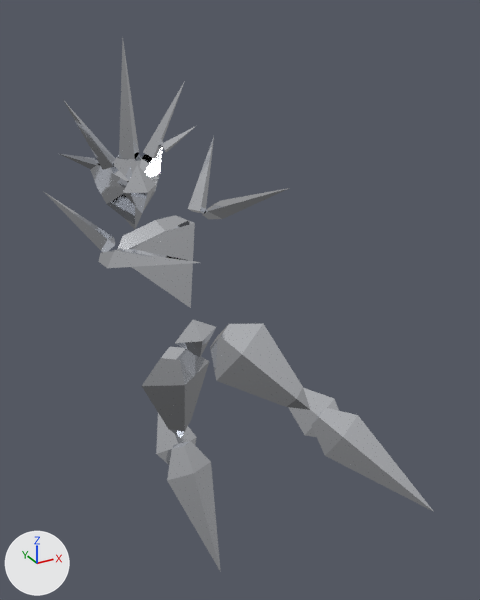
A saved change to the glTF model models/mercury.glb.
The view is the same before and after, from a 50 mm camera at (-1.47, -3.01, 3.15) aimed at (0.11, -0.13, 1.71). Lighting does not change. The marker at lower left points along +X, +Y and +Z. The first picture is the older version. Vertices at exactly the same position are counted once.

Names of what the first picture shows: 'arm_L', 'arm_R', 'chest', 'head', 'pelvis', 'shin_L', 'shin_R', 'shoulder_L', 'shoulder_R', 'thigh_L', 'thigh_R'.
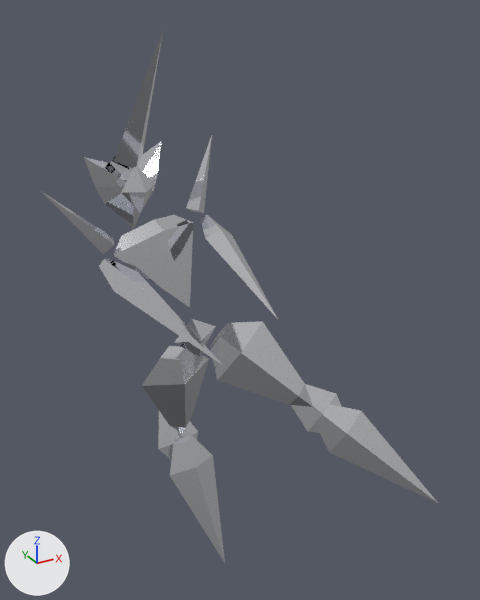
ob_hips is not drawn itself; it is the parent of ob_chest, ob_pelvis, ob_thigh_l, ob_thigh_r.

Pixel boxes [x1, y1, x2, y2] of what changed, in the pictures (480 x 600 px; the box of a moved part takes in the faces that stretch with it):
'head', reshaped, moved, turned: before [60, 38, 196, 230]; after [84, 30, 163, 229]
'shin_R', moved, turned: before [288, 388, 434, 512]; after [291, 384, 439, 504]
'thigh_R', moved, turned: before [210, 323, 310, 410]; after [210, 321, 313, 407]
'shin_L', moved, turned: before [156, 413, 221, 572]; after [158, 411, 225, 563]
'chest', moved, turned: before [117, 215, 195, 308]; after [114, 215, 193, 307]
'thigh_L', moved, turned: before [142, 347, 209, 438]; after [142, 346, 209, 433]
'arm_L', moved, turned: before [98, 249, 200, 268]; after [99, 258, 221, 364]
'arm_R', moved, turned: before [203, 188, 289, 219]; after [201, 215, 278, 319]
'shoulder_L', moved, turned: before [43, 191, 115, 252]; after [41, 191, 114, 254]
'shoulder_R', moved, turned: before [188, 137, 214, 213]; after [186, 135, 212, 213]
'pelvis', moved, turned: before [175, 320, 216, 357]; after [174, 319, 216, 357]
part 1 of me_head, deleted: before [161, 126, 196, 152]
part 2 of me_head, deleted: before [64, 101, 115, 170]
part 3 of me_head, deleted: before [143, 81, 185, 158]
part 4 of me_head, deleted: before [60, 154, 96, 169]
part 5 of me_head, moved or reshaped: before [119, 38, 139, 160]; after [114, 30, 163, 168]

What changed in the scene script:
```text
Change me_head:
    used by ob_head; parent = ob_chest; location = (0.0, 0.0, 0.7); rotation_euler = (0.628, 0.0895, 0.0), in degrees (36, 5.1, 0)
    verts and faces of me_head; kept vertices keep their numbers, new ones are numbered from 45
    before: 20 (-0.06, 0.0, 0.2) at pixel (118, 158), 21 (0.0, -0.06, 0.193) at pixel (134, 159), 22 (0.06, 0.0, 0.2) at pixel (139, 153), 23 (0.0, 0.06, 0.207), 24 (0.0, -0.07, 0.8)
    remove me_head.from_pydata(...)  # 45 vertices, 62 faces; spans x -0.4..0.4, y -0.165..0.13, z -0.23..0.8
    add me_head.from_pydata(...)  # 25 vertices, 38 faces; spans x -0.23..0.23, y -0.48..0.13, z -0.23..0.86
    me_head part 1: the loose piece of 5 vertices spanning x 0.196..0.4, y -0.05..0.029, z 0.173..0.3 is deleted
    me_head part 2: the loose piece of 5 vertices spanning x -0.34..-0.081, y -0.06..0.045, z 0.157..0.55 is deleted
    me_head part 3: the loose piece of 5 vertices spanning x 0.081..0.34, y -0.06..0.045, z 0.157..0.55 is deleted
    me_head part 4: the loose piece of 5 vertices spanning x -0.4..-0.196, y -0.05..0.029, z 0.173..0.3 is deleted
    me_head part 5
    add delete_vertices([24])  # with the faces that use them
    add verts[20] = (-0.085, -0.01, 0.19)  # moved, pixel (113, 160)
    add verts[21] = (0.0, -0.08, 0.141)  # moved
    add verts[22] = (0.085, -0.01, 0.19)  # moved, pixel (142, 154)
    add verts[23] = (0.0, 0.06, 0.239)  # moved
    add verts[45] = (0.0, -0.48, 0.86)
    add faces += [(20, 21, 45), (21, 22, 45), (22, 23, 45), (20, 45, 23)]
Change ob_hips:
    ob_hips.location: (-0.0944, 0.0, 1.493) -> (-0.0982, 0.0, 1.498)
    ob_hips.rotation_euler: (0.0, -0.149, 0.0) -> (0.0, -0.155, 0.0)  # degrees (0, -8.5, 0) -> degrees (0, -8.9, 0)
Change ob_chest:
    ob_chest.rotation_euler: (-0.559, 0.0, 0.179) -> (-0.559, 0.0, 0.185)  # degrees (-32, 0, 10) -> degrees (-32, 0, 11)
Change ob_arm_l:
    ob_arm_l.rotation_euler: (-1.202, -0.244, 0.0) -> (-0.396, -0.244, 0.0)  # degrees (-69, -14, 0) -> degrees (-23, -14, 0)
Change ob_arm_r:
    ob_arm_r.rotation_euler: (-1.381, 0.244, 0.0) -> (-0.581, 0.244, 0.0)  # degrees (-79, 14, 0) -> degrees (-33, 14, 0)
Change ob_head:
    ob_head.rotation_euler: (0.628, 0.0895, 0.0) -> (0.628, 0.0927, 0.0)  # degrees (36, 5.1, 0) -> degrees (36, 5.3, 0)
Change ob_thigh_l:
    ob_thigh_l.rotation_euler: (0.189, 0.0472, 0.000644) -> (0.226, 0.0154, 0.000264)  # degrees (11, 2.7, 0) -> degrees (13, 0.9, 0)
Change ob_thigh_r:
    ob_thigh_r.rotation_euler: (-0.538, -0.612, -0.000851) -> (-0.575, -0.647, -0.000359)  # degrees (-31, -35, -0) -> degrees (-33, -37, -0)
Change ob_shin_r:
    ob_shin_r.rotation_euler: (-0.188, 0.0, 0.0) -> (-0.0848, 0.0, 0.0)  # degrees (-11, 0, 0) -> degrees (-4.9, 0, 0)
```
